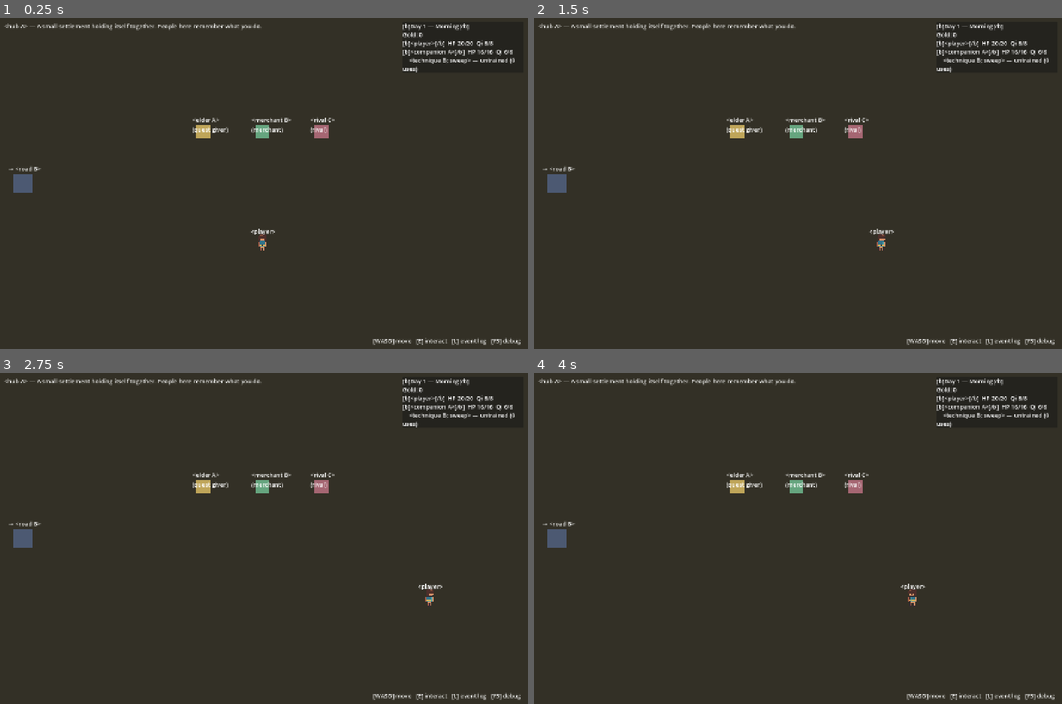
Above: before the commit, frames 1-4 (two rows, left to right).
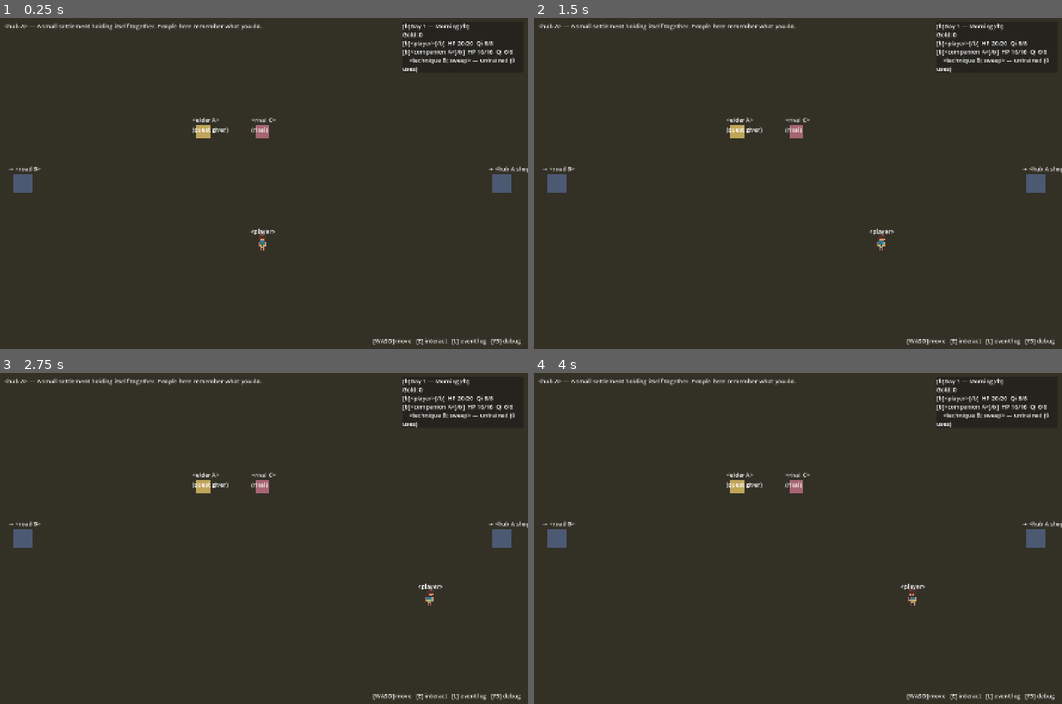
Above: after the commit, the same moments.

Repository: haowjy/living-rpg-game
Game: Godot game, scene res://game/app/main.tscn
The game is run twice, just before and just after one commit, with the same random seed, the same clock (stepped at 60 frames per second) and the same inputs.
Inputs (mouse positions are in pixels of both pictures, inside the frame that each line leads up to):
- Up to frame 1 (0.25 s): no input
- Up to frame 2 (1.5 s): tap Enter at 0.5 s; move the mouse to (914, 166) at 0.52 s; hold D (move_right) 0.53-1.25 s; hold E (interact) 0.53-1.25 s; click (914, 166) at 0.67 s; drag from (692, 200) to (555, 183) at 1.27 s
- Up to frame 3 (2.75 s): tap Space at 2 s; move the mouse to (316, 465) at 2.02 s; hold D (move_right) from 2.03 s (still down); hold E (interact) from 2.03 s (still down)
- Up to frame 4 (4 s): release D (move_right) at 2.75 s; release E (interact) at 2.75 s; drag from (771, 604) to (739, 485) at 2.77 s; tap Enter at 3.5 s; move the mouse to (956, 588) at 3.52 s; hold A (move_left) from 3.53 s (still down); hold E (interact) from 3.53 s (still down)

The runs differ from the first frame. In frame 1, 0.6% of the frame differs, in the area x 48-100%, y 30-53%; in frame 2, 0.6%; in frame 3, 0.6%; in frame 4, 0.6%.

Commit message:
feat(godot): add hub shop interior

Diff:
--- a/godot/game/data/content/area_hub_a.tres
+++ b/godot/game/data/content/area_hub_a.tres
@@ -7,7 +7,7 @@
 id = "hub_a"
 display_name = "<hub A>"
 description = "A small settlement holding itself together. People here remember what you do."
-exits = PackedStringArray("road_b")
-npc_ids = PackedStringArray("elder_a", "merchant_b", "rival_c")
+exits = PackedStringArray("road_b", "hub_a_interior")
+npc_ids = PackedStringArray("elder_a", "rival_c")
 encounter_id = ""
 floor_color = Color(0.2, 0.19, 0.15, 1)
--- /dev/null
+++ b/godot/game/data/content/area_hub_a_interior.tres
@@ -0,0 +1,14 @@
+[gd_resource type="Resource" script_class="AreaDef" load_steps=2 format=3]
+
+[ext_resource type="Script" path="res://game/data/area_def.gd" id="1"]
+
+[resource]
+script = ExtResource("1")
+id = "hub_a_interior"
+display_name = "<hub A shop>"
+description = "A compact shop serving travelers and townsfolk."
+advances_time = false
+exits = PackedStringArray("hub_a")
+npc_ids = PackedStringArray("merchant_b")
+encounter_id = ""
+floor_color = Color(0.17, 0.16, 0.13, 1)
--- a/godot/tests/test_economy.gd
+++ b/godot/tests/test_economy.gd
@@ -25,6 +25,14 @@
 	t.eq(traveler.time_of_day, 1, "travel between outdoor areas advances time")
 	t.eq(traveler.event_log.entries[-1]["type"], "time_advanced",
 			"outdoor travel logs its time advancement")
+	var entered := traveler.move_to_area("hub_a")
+	t.ok(entered["ok"], "returning to the hub succeeds")
+	var before_interior := traveler.time_of_day
+	entered = traveler.move_to_area("hub_a_interior")
+	t.ok(entered["ok"], "entering the shop interior succeeds")
+	t.eq(traveler.time_of_day, before_interior, "entering an interior does not advance time")
+	t.eq(traveler.event_log.entries[-1]["type"], "traveled",
+			"interior travel does not append a time event")
 
 	t.context("rest")
 	var resting := GameState.new(db, 42)
@@ -32,10 +40,14 @@
 	resting.time_of_day = 2
 	resting.player().hp = 3
 	resting.player().qi = 1
+	resting.party[1].hp = 2
+	resting.party[1].qi = 0
 	var rested := resting.rest()
 	t.ok(rested["ok"], "resting at the hub succeeds")
 	t.eq(resting.player().hp, resting.player().max_hp, "rest restores HP")
 	t.eq(resting.player().qi, resting.player().max_qi, "rest restores qi")
+	t.eq(resting.party[1].hp, resting.party[1].max_hp, "rest restores every actor's HP")
+	t.eq(resting.party[1].qi, resting.party[1].max_qi, "rest restores every actor's qi")
 	t.eq(resting.day, 2, "rest advances to the next day")
 	t.eq(resting.time_of_day, 0, "rest advances to Morning")
 	t.eq(resting.event_log.entries[-1]["type"], "rested", "rest is logged")
@@ -53,7 +65,7 @@
 
 	t.context("buy")
 	var shopper := GameState.new(db, 42)
-	shopper.start_new_run("hub_a")
+	shopper.start_new_run("hub_a_interior")
 	shopper.gold = 30
 	var bought := shopper.buy("salve")
 	t.ok(bought["ok"], "buying goods from a present merchant succeeds")
@@ -72,7 +84,7 @@
 			"rejected purchase is logged")
 
 	var remote := GameState.new(db, 42)
-	remote.start_new_run("road_b")
+	remote.start_new_run("hub_a")
 	remote.gold = 30
 	var no_merchant := remote.buy("salve")
 	t.ok(not no_merchant["ok"], "buying without a present merchant is rejected")
@@ -120,3 +132,21 @@
 	t.ok(not user._consume_item("missing"), "consume helper rejects an absent item")
 	t.eq(user.inventory.get("missing", 0), 0,
 			"consume helper does not create an absent inventory entry")
+
+	t.context("determinism")
+	var first_log := _run_fixed_commands(db)
+	var second_log := _run_fixed_commands(db)
+	t.eq(first_log, second_log,
+			"same seed and enabling-system commands produce identical JSONL")
+
+
+func _run_fixed_commands(db: ContentDB) -> String:
+	var gs := GameState.new(db, 42)
+	gs.start_new_run("hub_a_interior")
+	gs.gold = 30
+	gs.buy("salve")
+	gs.use_item("salve")
+	gs.move_to_area("hub_a")
+	gs.rest()
+	gs.move_to_area("road_b")
+	return gs.event_log.to_jsonl()
